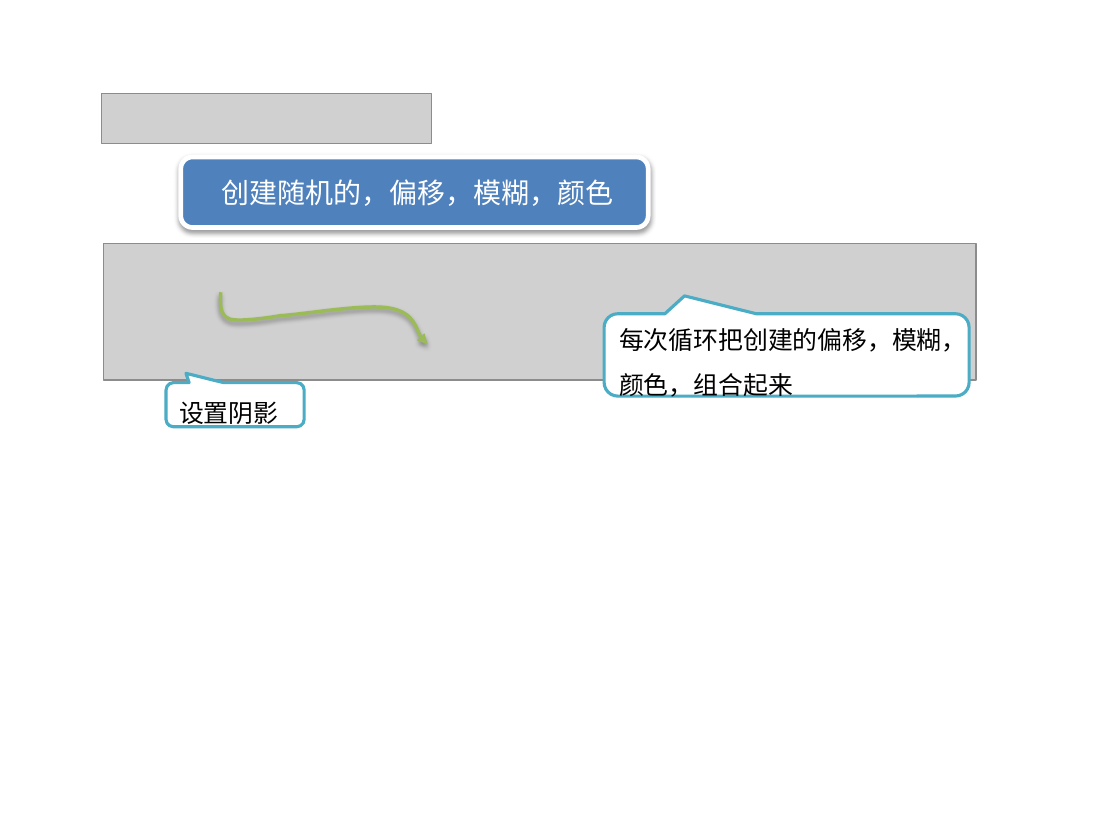
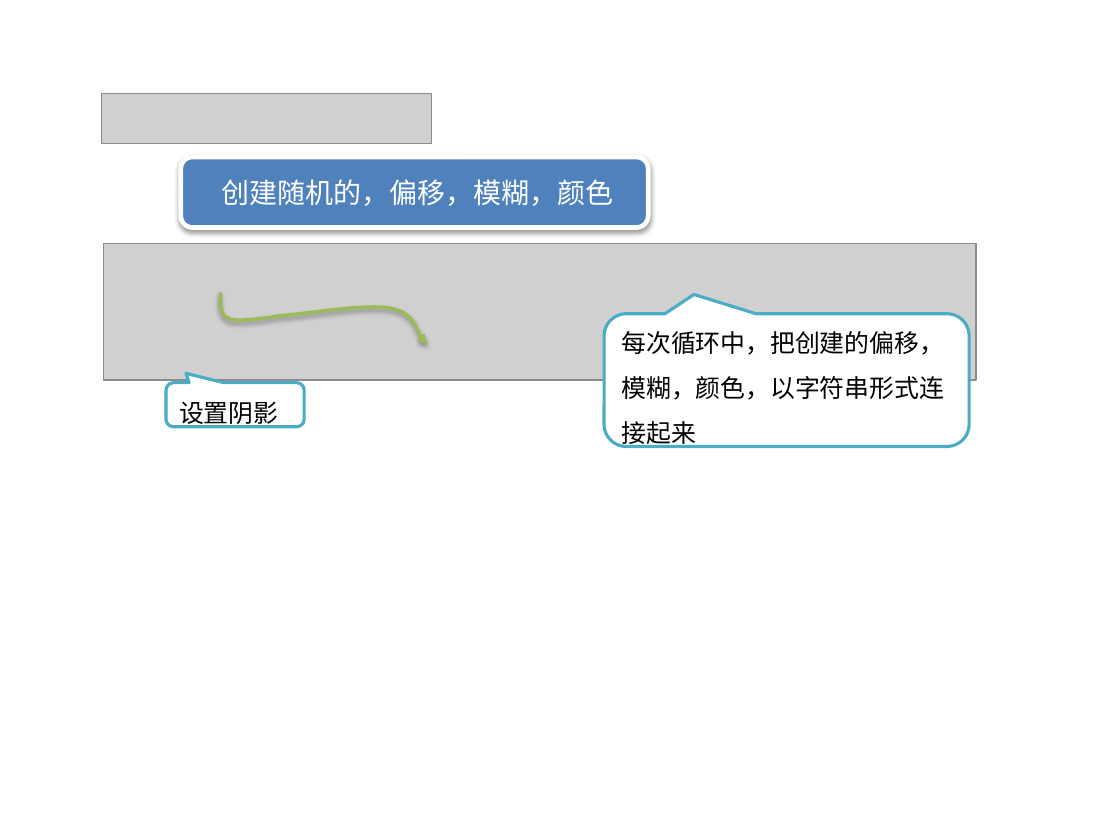
Before and after one commit to kong66/webAni, a slide deck: slide 10 of 4-stars/stars.pptx (slide 9 before the commit). Drawn at 1120x840 pixels with LibreOffice and Linux fonts; fonts in the diff are those of the drawing; grey boxes stand for pictures. Boxes give left, top, right and bottom in pixels: in the first picture for what was removed or moved away, otherwise in the second. Text is boxed around its words. In the diff, an @@ line names an element or a change of style, - is before the commit and + after.

```diff
--- a/4-stars/stars.pptx
+++ b/4-stars/stars.pptx
@@ rounded speech box "每次循环中，把创建的偏移，模糊，颜色，以字符串形式连接起来": place and size @@
-rounded speech box "每次循环中，把创建的偏移，模糊，颜色，以字符串形式连接起来" at box(604, 314, 969, 396)
+rounded speech box "每次循环中，把创建的偏移，模糊，颜色，以字符串形式连接起来" at box(604, 314, 969, 446)
@@ rounded speech box "每次循环中，把创建的偏移，模糊，颜色，以字符串形式连接起来" at box(604, 314, 969, 446): proportions changed @@
@@ text in rounded speech box at box(622, 331, 944, 448): text changed @@
-每次循环把创建的偏移，模糊，颜色，组合起来
+每次循环中，把创建的偏移，模糊，颜色，以字符串形式连接起来
```
Also in this commit, not shown: 8 other slides changed, 2 slides added, 5 other files.
